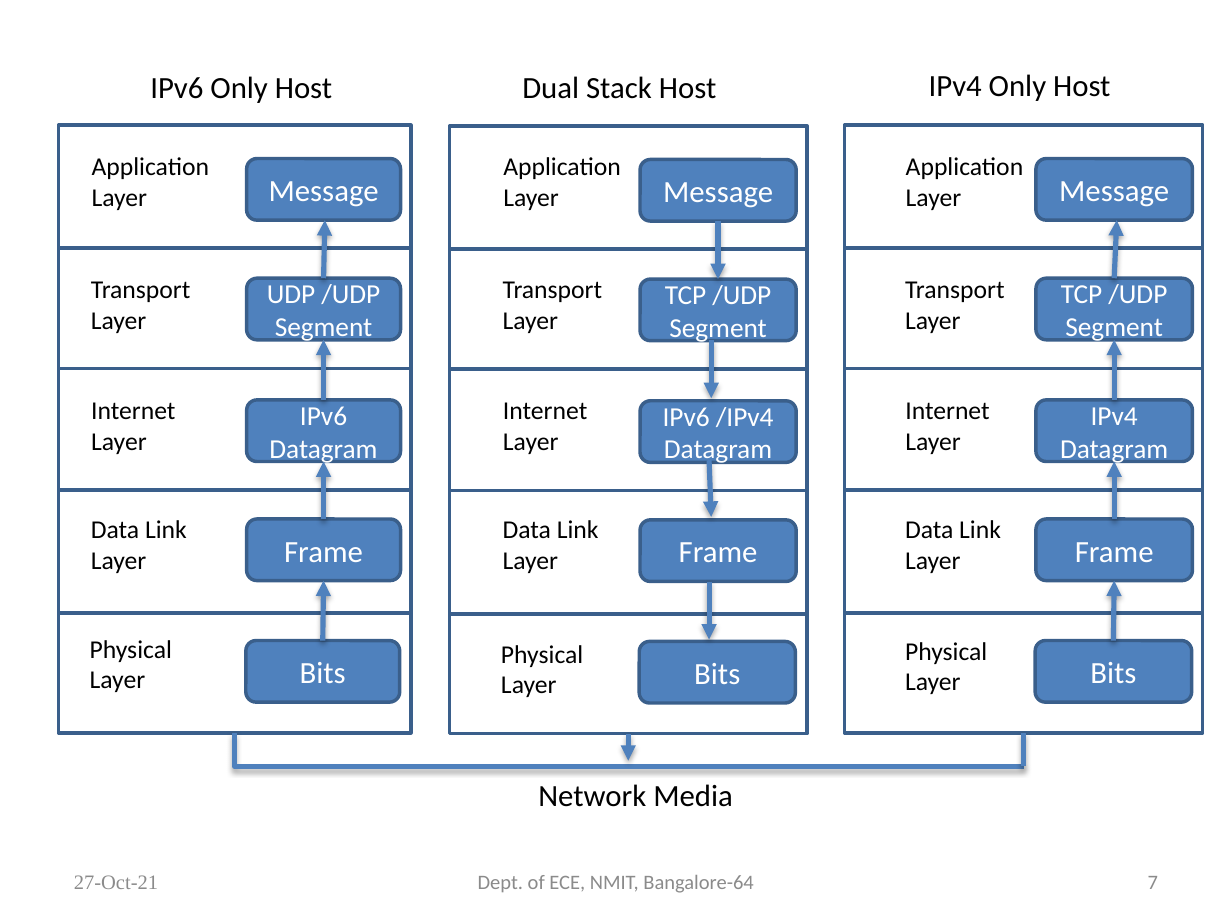
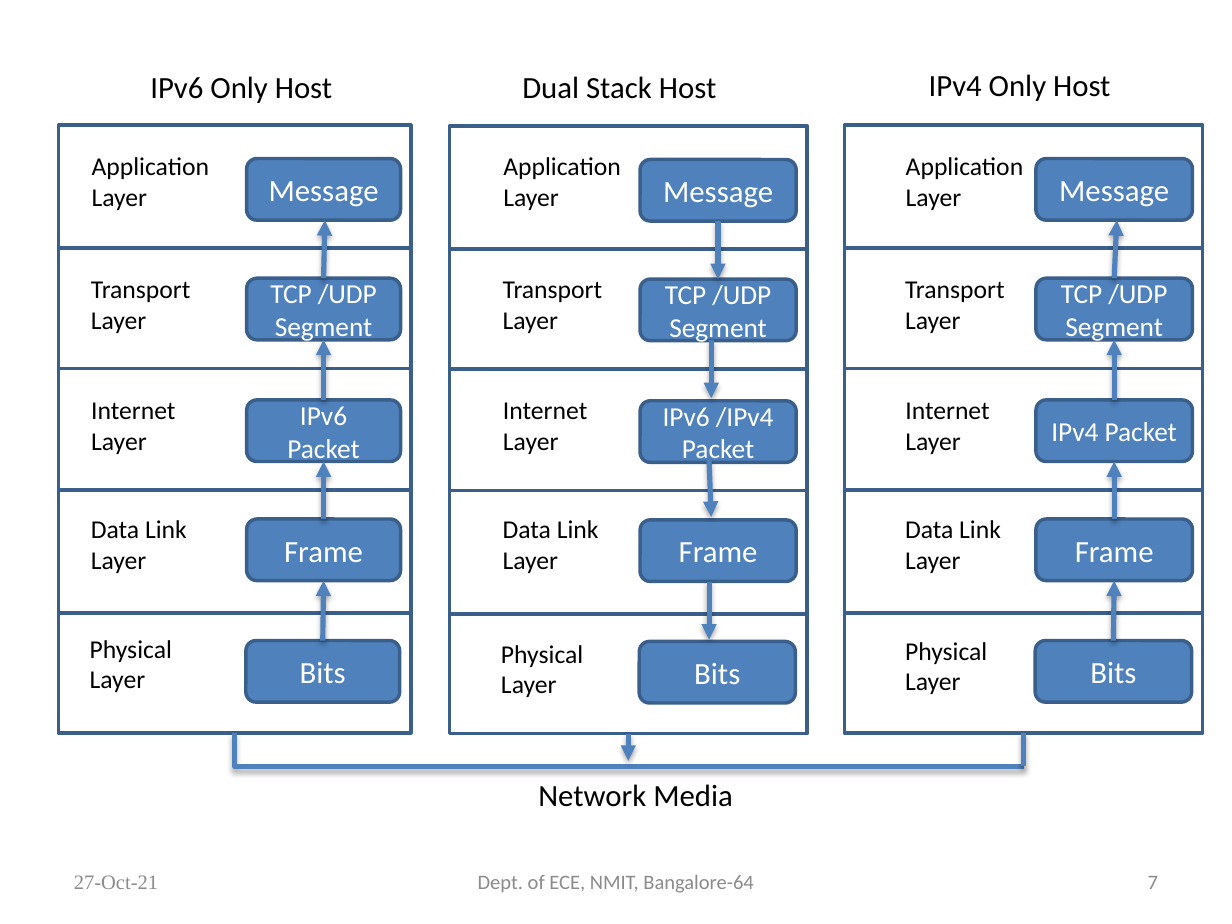
Before and after one commit to Shivakumarbharath/Dual-Stack-Host, a slide deck: slide 7 of Official Documents/Project Batch 16 phase 2.pptx. Drawn at 1232x924 pixels with LibreOffice and Linux fonts; fonts in the diff are those of the drawing. Boxes give left, top, right and bottom in pixels: in the first picture for what was removed or moved away, otherwise in the second. Text is boxed around its words. In the diff, an @@ line names an element or a change of style, - is before the commit and + after.

Commit message:
Small changes

```diff
--- a/Official Documents/Project Batch 16 phase 2.pptx
+++ b/Official Documents/Project Batch 16 phase 2.pptx
@@ text in rounded rectangle at bbox=[270, 284, 377, 342]: text changed @@
-UDP /UDP Segment
+TCP /UDP Segment
@@ text in rounded rectangle at bbox=[287, 406, 359, 464]: text changed @@
-IPv6 Datagram
+IPv6 Packet
@@ text in rounded rectangle at bbox=[663, 407, 774, 465]: text changed @@
-IPv6 /IPv4 Datagram
+IPv6 /IPv4 Packet
@@ text in rounded rectangle at bbox=[1051, 422, 1177, 441]: text changed @@
-IPv4 Datagram
+IPv4 Packet
```
Also in this commit, not shown: 1 slide added.
